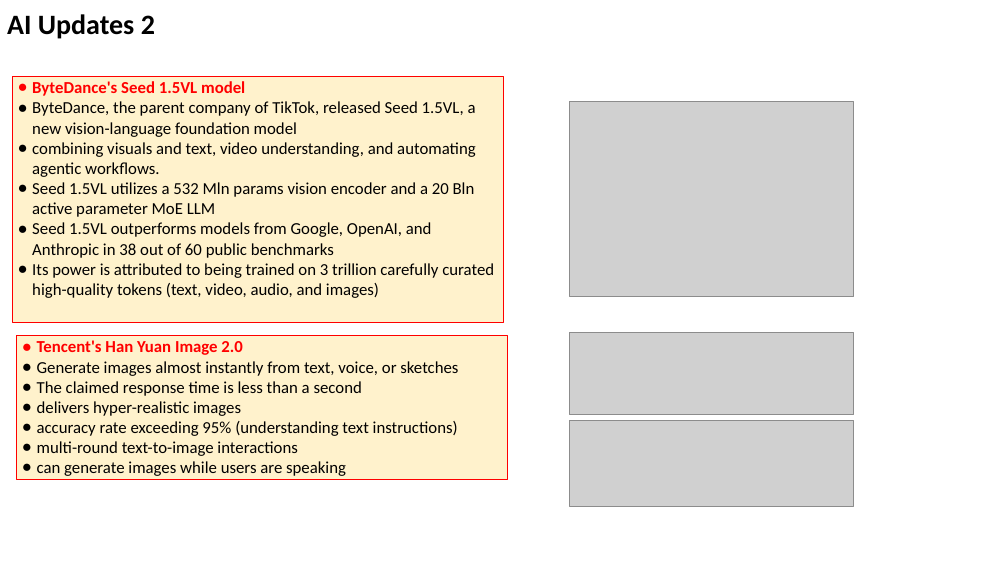
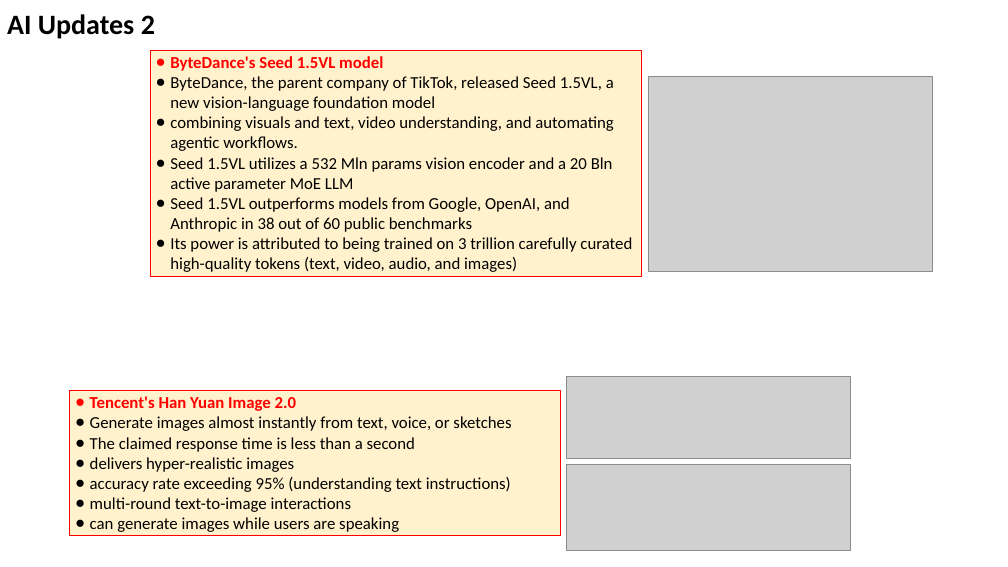
Before and after one commit to lselector/seminar, a slide deck: slide 5 of 2025/2025-05-30-AI-Updates.pptx. Drawn at 1008x567 pixels with LibreOffice and Linux fonts; fonts in the diff are those of the drawing; grey boxes stand for pictures. Boxes give left, top, right and bottom in pixels: in the first picture for what was removed or moved away, otherwise in the second. Text is boxed around its words. In the diff, an @@ line names an element or a change of style, - is before the commit and + after.

```diff
--- a/2025/2025-05-30-AI-Updates.pptx
+++ b/2025/2025-05-30-AI-Updates.pptx
@@ rectangle "ByteDance's Seed 1.5VL model": place and size @@
-rectangle "ByteDance's Seed 1.5VL model" at box(12, 76, 503, 322)
+rectangle "ByteDance's Seed 1.5VL model" at box(150, 50, 641, 276)
@@ picture: place and size @@
-picture at box(570, 102, 854, 297)
+picture at box(648, 76, 932, 271)
@@ picture: place and size @@
-picture at box(570, 333, 854, 415)
+picture at box(566, 376, 851, 459)
@@ rectangle "Tencent's Han Yuan Image 2.0": place and size @@
-rectangle "Tencent's Han Yuan Image 2.0" at box(17, 336, 508, 480)
+rectangle "Tencent's Han Yuan Image 2.0" at box(70, 391, 560, 535)
@@ picture: place and size @@
-picture at box(570, 420, 854, 506)
+picture at box(566, 464, 851, 549)
```
Also in this commit, not shown: 11 other slides changed, 1 slide added.
